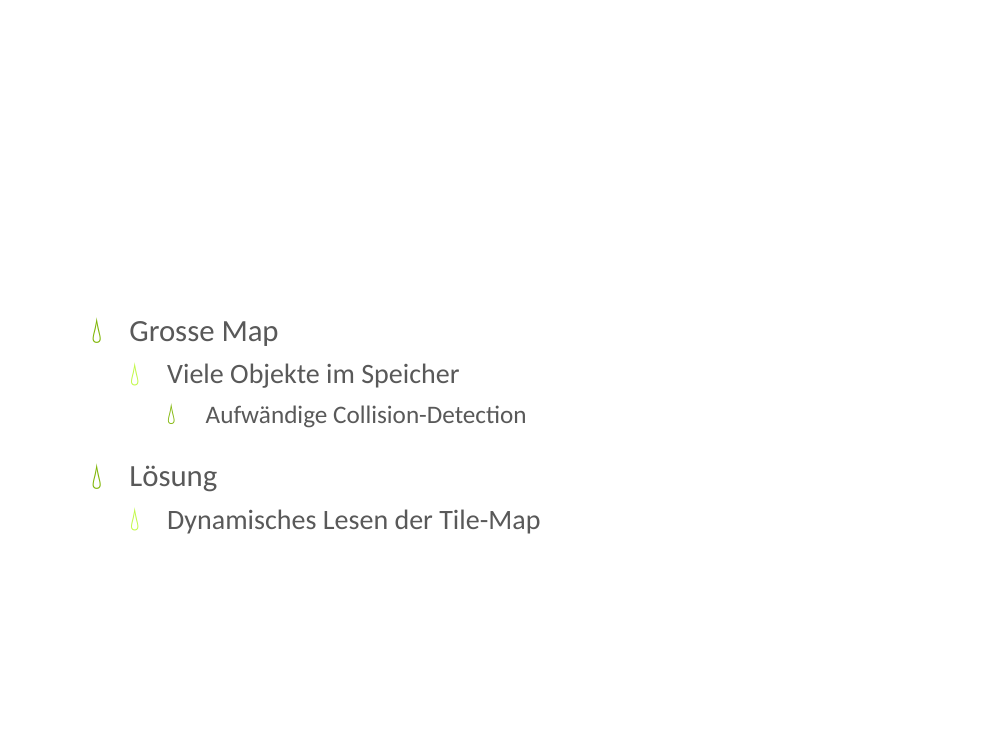
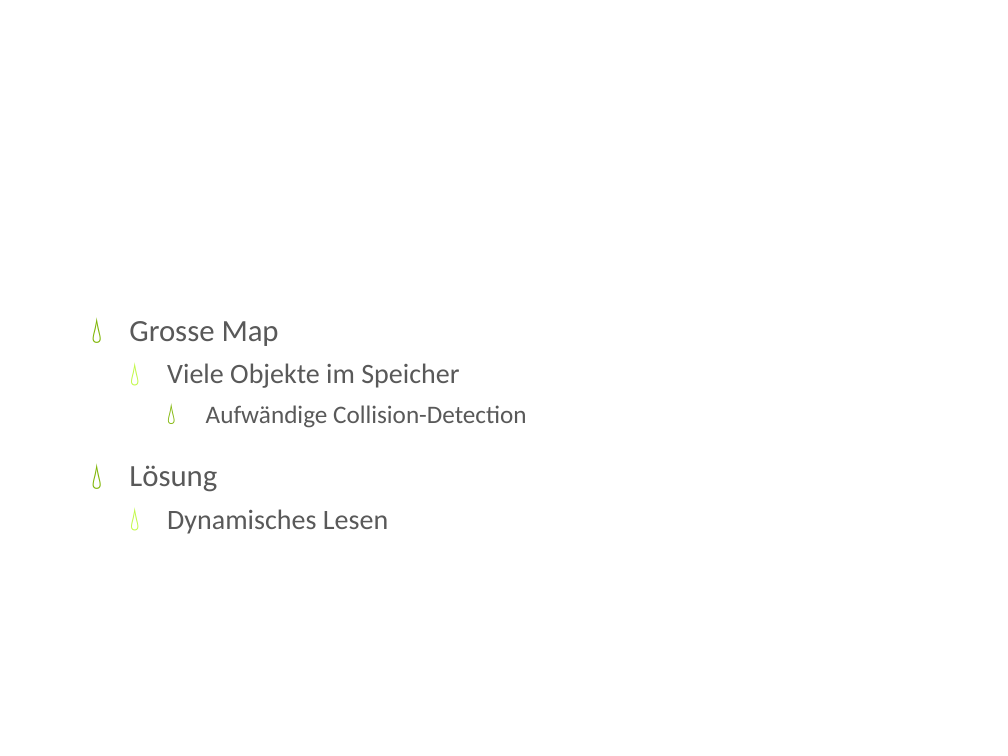
Before and after one commit to iluuu1994/Super-Mario-Bros, a slide deck: slide 29 of Resources/docs/CGR Präsentation.pptx. Drawn at 1008x756 pixels with LibreOffice and Linux fonts; fonts in the diff are those of the drawing; background and template pictures are left out. Boxes give left, top, right and bottom in pixels: in the first picture for what was removed or moved away, otherwise in the second. Text is boxed around its words. In the diff, an @@ line names an element or a change of style, - is before the commit and + after.

```diff
--- a/Resources/docs/CGR Präsentation.pptx
+++ b/Resources/docs/CGR Präsentation.pptx
@@ text at (167, 509, 388, 534): text changed @@
-  💧 Dynamisches Lesen der Tile-Map
+  💧 Dynamisches Lesen
```
Also in this commit, not shown: 4 other slides changed.
